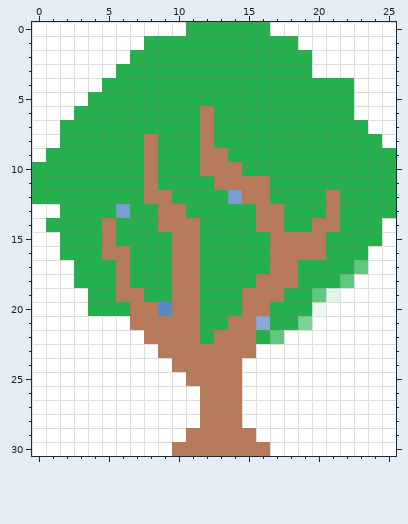
Edited in one commit: pixel-art sprite (assets/img/tree.png). Above: the version before the commit.
The file is 26x31 pixels. Colours within 5 levels of each other are drawn and written as one.
The result:
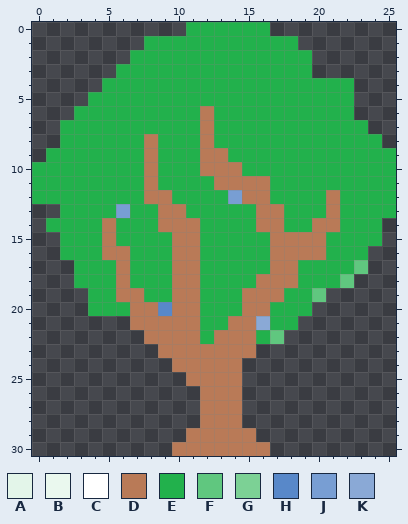
Palette (. is transparent): A #e3f5e9  B #eaf8ee  C #ffffff  D #b97a57  E #22b14c  F #60c77f  G #7cd195  H #5888c9  J #789ed3  K #8aa9d6
Edits made:
@@ x 0..25 @@
- 0 CCCCCCCCCCCEEEEEECCCCCCCCC
- 1 CCCCCCCCEEEEEEEEEEECCCCCCC
- 2 CCCCCCCEEEEEEEEEEEEECCCCCC
- 3 CCCCCCEEEEEEEEEEEEEECCCCCC
- 4 CCCCCEEEEEEEEEEEEEEEEEECCC
- 5 CCCCEEEEEEEEEEEEEEEEEEECCC
- 6 CCCEEEEEEEEEDEEEEEEEEEECCC
- 7 CCEEEEEEEEEEDEEEEEEEEEEECC
- 8 CCEEEEEEDEEEDEEEEEEEEEEEEC
- 9 CEEEEEEEDEEEDDEEEEEEEEEEEE
+ 0 ...........EEEEEE.........
+ 1 ........EEEEEEEEEEE.......
+ 2 .......EEEEEEEEEEEEE......
+ 3 ......EEEEEEEEEEEEEE......
+ 4 .....EEEEEEEEEEEEEEEEEE...
+ 5 ....EEEEEEEEEEEEEEEEEEE...
+ 6 ...EEEEEEEEEDEEEEEEEEEE...
+ 7 ..EEEEEEEEEEDEEEEEEEEEEE..
+ 8 ..EEEEEEDEEEDEEEEEEEEEEEE.
+ 9 .EEEEEEEDEEEDDEEEEEEEEEEEE
 10 EEEEEEEEDEEEDDDEEEEEEEEEEE
@@ x 0..25 @@
 12 EEEEEEEEDDEEEEJDDEEEEDEEEE
-13 CCEEEEJEEDDEEEEEDDEEEDEEEE
-14 CEEEEDEEEDDDEEEEDDEEDDEEEC
-15 CCEEEDEEEEDDEEEEEDDDDEEEEC
-16 CCEEEDDEEEDDEEEEEDDDDEEECC
-17 CCCEEEDEEEDDEEEEEDDEEEEFCC
-18 CCCEEEDEEEDDEEEEDDDEEEFCCC
-19 CCCCEEDDEEDDEEEDDDEEFACCCC
-20 CCCCEEEDDHDDEEEDDEEEBCCCCC
-21 CCCCCCCDDDDDEEDDKEEGCCCCCC
-22 CCCCCCCCDDDDEDDDEFCCCCCCCC
-23 CCCCCCCCCDDDDDDDCCCCCCCCCC
-24 CCCCCCCCCCDDDDDCCCCCCCCCCC
-25 CCCCCCCCCCCDDDDCCCCCCCCCCC
-26 CCCCCCCCCCCCDDDCCCCCCCCCCC
-27 CCCCCCCCCCCCDDDCCCCCCCCCCC
-28 CCCCCCCCCCCCDDDCCCCCCCCCCC
-29 CCCCCCCCCCCDDDDDCCCCCCCCCC
-30 CCCCCCCCCCDDDDDDDCCCCCCCCC
+13 ..EEEEJEEDDEEEEEDDEEEDEEEE
+14 .EEEEDEEEDDDEEEEDDEEDDEEE.
+15 ..EEEDEEEEDDEEEEEDDDDEEEE.
+16 ..EEEDDEEEDDEEEEEDDDDEEE..
+17 ...EEEDEEEDDEEEEEDDEEEEF..
+18 ...EEEDEEEDDEEEEDDDEEEF...
+19 ....EEDDEEDDEEEDDDEEF.....
+20 ....EEEDDHDDEEEDDEEE......
+21 .......DDDDDEEDDKEE.......
+22 ........DDDDEDDDEF........
+23 .........DDDDDDD..........
+24 ..........DDDDD...........
+25 ...........DDDD...........
+26 ............DDD...........
+27 ............DDD...........
+28 ............DDD...........
+29 ...........DDDDD..........
+30 ..........DDDDDDD.........
